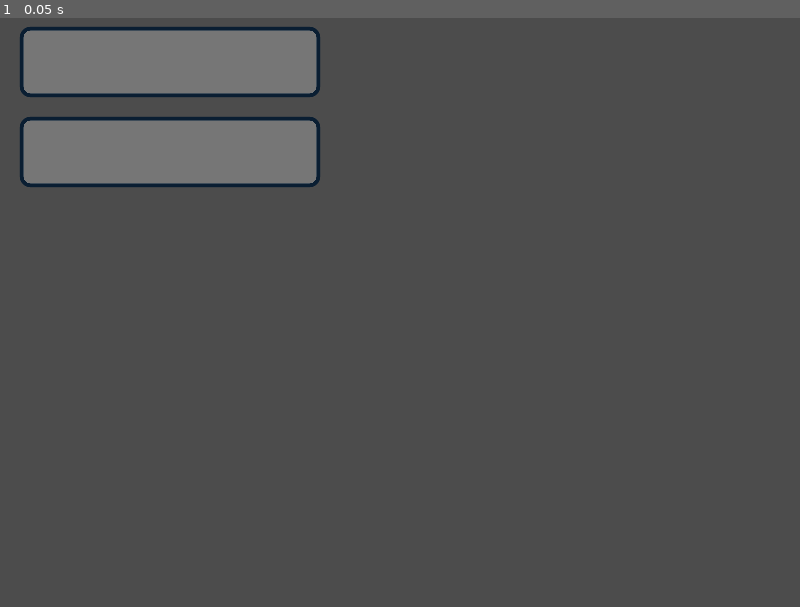
Above: before the commit, frame 1.
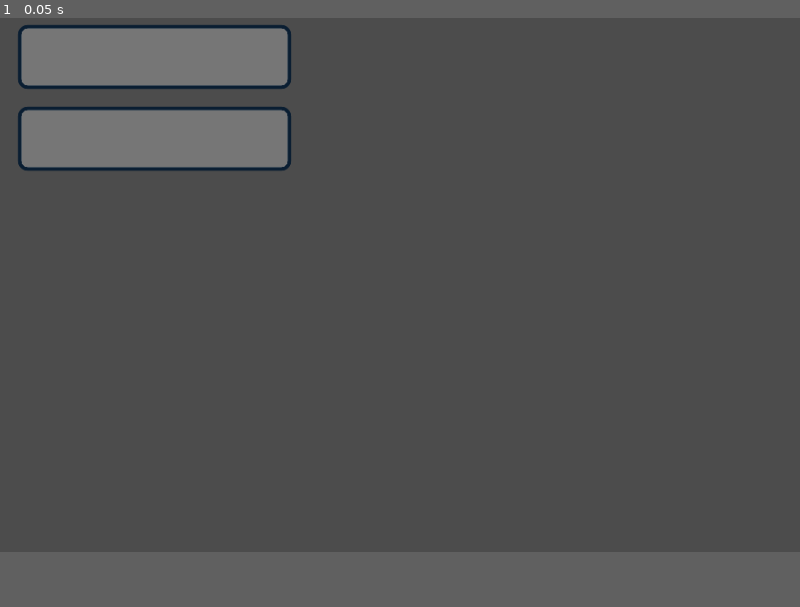
Above: after the commit, the same moment.

Repository: DeerTears/Arranging-Dots
Game: Godot game, scene res://Scenes/Comp Screen.tscn
Two runs of this game, one before a commit and one after it. Both use one fixed random seed, a clock stepped at 60 frames per second and the inputs below.
Inputs:
- Up to frame 1 (0.05 s): no input
In our replay, the window is 800x600 before the commit and 800x545 after it. These sizes can differ from the game's own. Grey fills any space a smaller window leaves; there, only what the larger window draws over its background counts as a difference.

The runs differ from the first frame. In frame 1, 3.8% of the frame differs, in the area x 2-40%, y 1-29%.

Commit message:
fixed font problems on my end

Diff:
--- a/Fonts/Share Tech/Share Tech.tres
+++ b/Fonts/Share Tech/Share Tech.tres
@@ -1,11 +1,10 @@
 [gd_resource type="DynamicFont" load_steps=2 format=2]
 
-[sub_resource type="DynamicFontData" id=1]
-font_path = "res://Fonts/Share Tech/ShareTech-Regular.ttf"
+[ext_resource path="res://Fonts/Share Tech/ShareTech-Regular.ttf" type="DynamicFontData" id=1]
 
 [resource]
 size = 24
 outline_size = 1
 outline_color = Color( 0, 0.470588, 0.784314, 1 )
 use_mipmaps = true
-font_data = SubResource( 1 )
+font_data = ExtResource( 1 )
--- a/Scenes/Comp Screen.tscn
+++ b/Scenes/Comp Screen.tscn
@@ -28,6 +28,7 @@
 margin_top = -15.0
 margin_right = 279.0
 margin_bottom = 15.0
+theme = ExtResource( 2 )
 custom_fonts/font = ExtResource( 3 )
 text = "# of Points:"
 valign = 1
--- a/project.godot
+++ b/project.godot
@@ -26,10 +26,10 @@
 
 [display]
 
-window/size/width=800
+window/size/width=880
 window/vsync/use_vsync=false
 window/stretch/mode="viewport"
-window/stretch/aspect="expand"
+window/stretch/aspect="keep"
 
 [gui]
 
